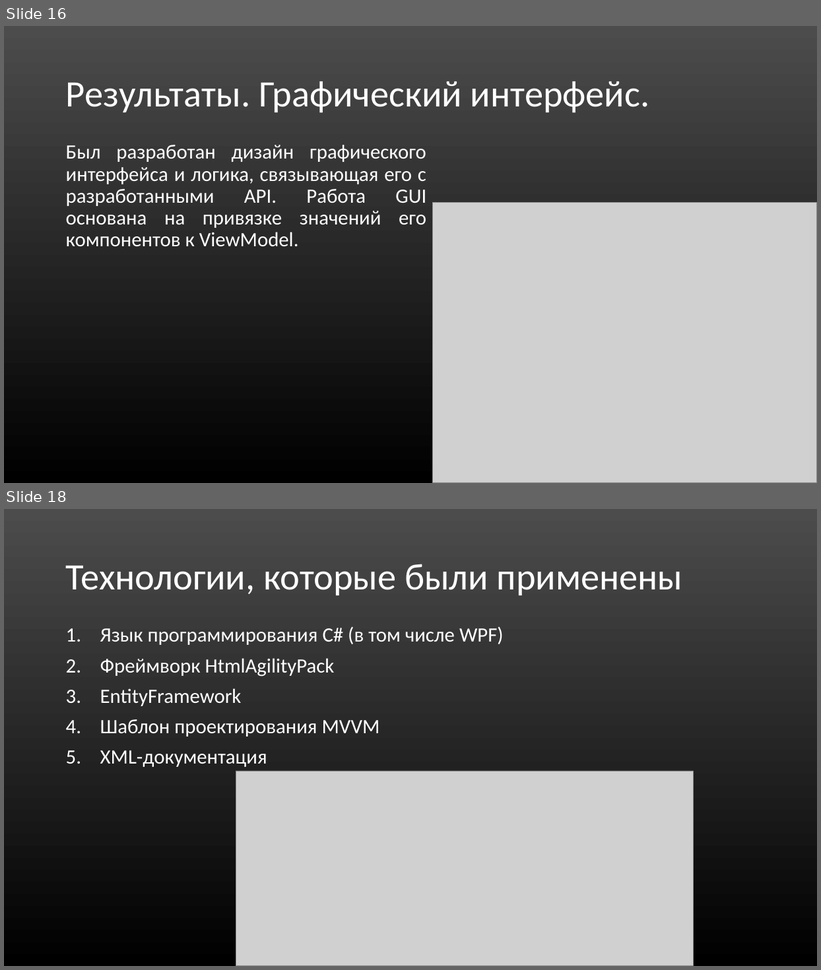
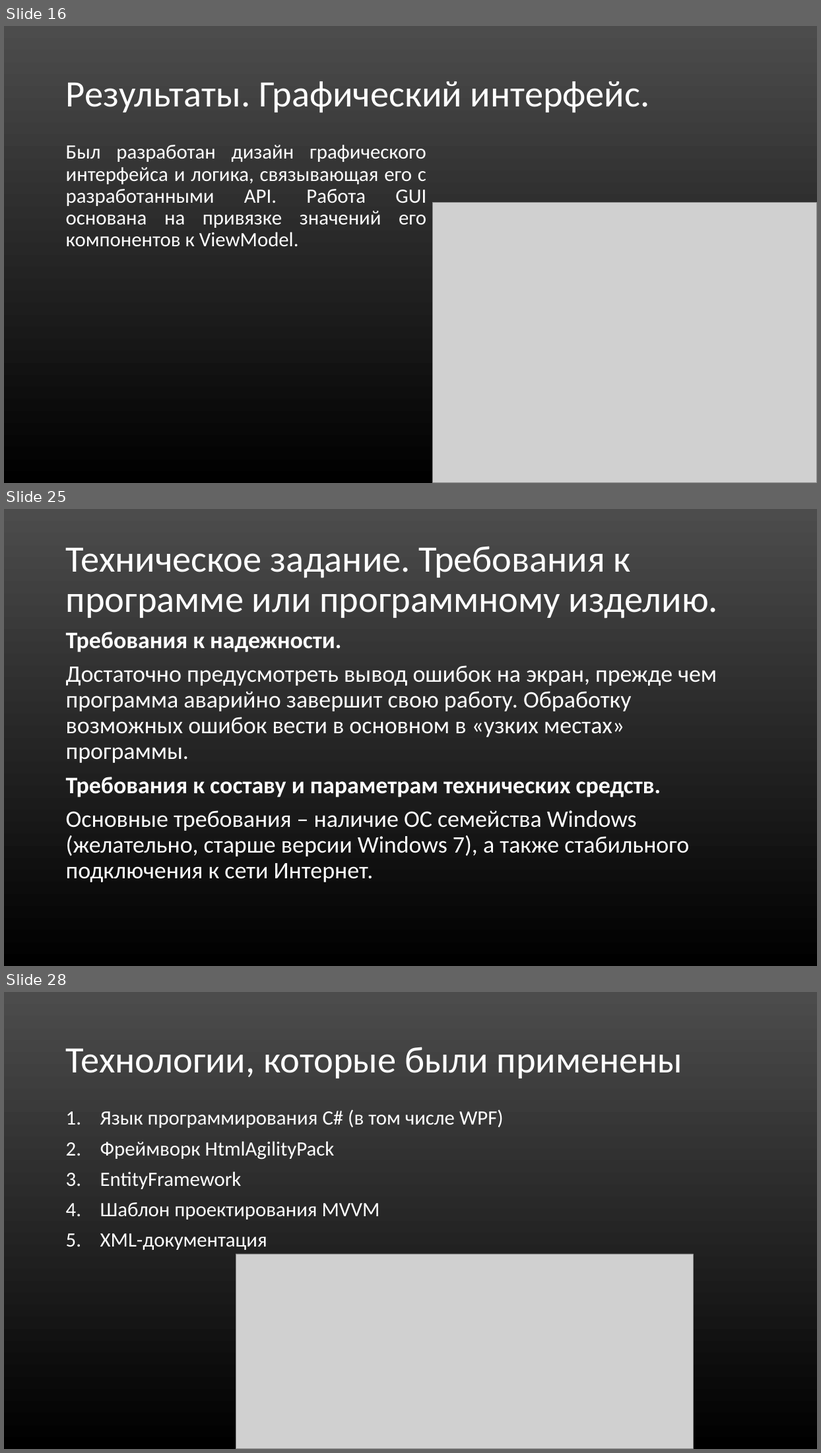
Before and after one commit to Mr-Dm1try/SteamCardsFarmer, a slide deck: Презентация_Помойки.ppt. Shown one above the other, each under a label of ours: slides 16 and 18 before the commit, slides 16, 25 and 28 after it; the slides between them are not shown. The pictures are 821x970 and 821x1453 pixels, drawn with LibreOffice and Linux fonts; fonts in the diff are those of the drawing; grey boxes stand for pictures. Boxes give left, top, right and bottom in pixels: in the first picture for what was removed or moved away, otherwise in the second. Text is boxed around its words. In the diff, an @@ line names an element or a change of style, - is before the commit and + after.

```diff
--- a/Презентация_Помойки.ppt
+++ b/Презентация_Помойки.ppt
@@ slide 25 added at <box>4,509,817,966</box>, background gradient #4C4C4C to #000000 @@
@@ title added at <box>66,546,718,619</box>, 44 pt, text #FFFFFF @@
+Техническое задание. Требования к программе или программному изделию.
@@ text added at <box>66,632,717,883</box>, 28 pt, text #FFFFFF @@
+Требования к надежности.
+Достаточно предусмотреть вывод ошибок на экран, прежде чем программа аварийно завершит свою работу. Обработку возможных ошибок вести в основном в «узких местах» программы.
+Требования к составу и параметрам технических средств.
+Основные требования – наличие ОС семейства Windows (желательно, старше версии Windows 7), а также стабильного подключения к сети Интернет.
@@ what was slide 18 is now slide 28 @@
```
Also in this commit, not shown: 1 slide changed, 9 other slides added, 2 other files.
